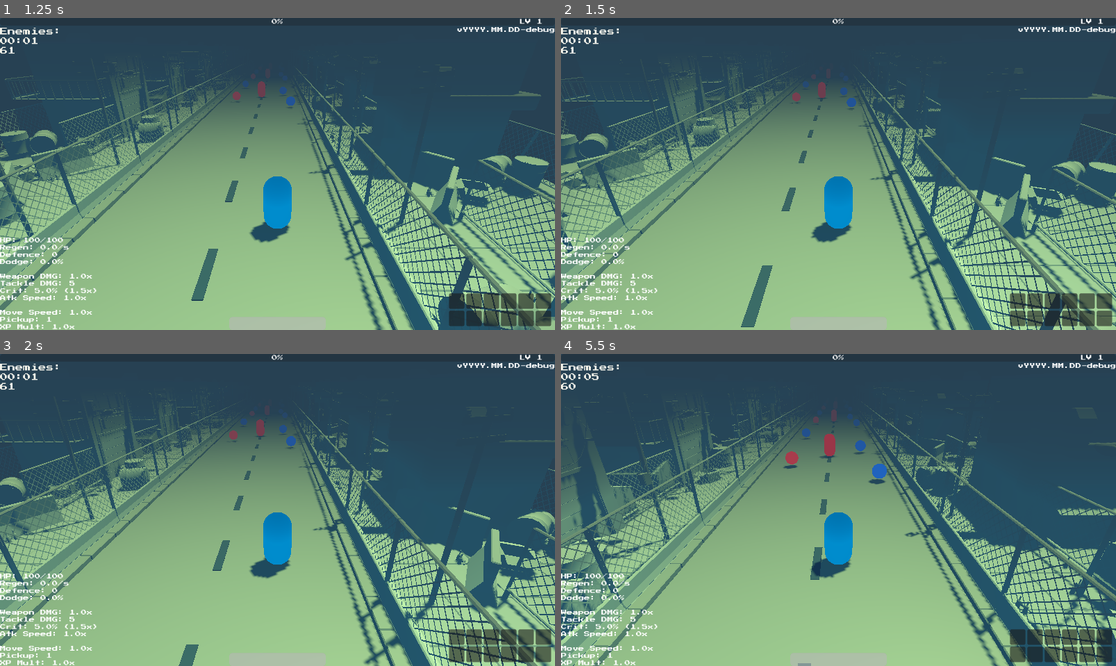
Above: before the commit, frames 1-4 (two rows, left to right).
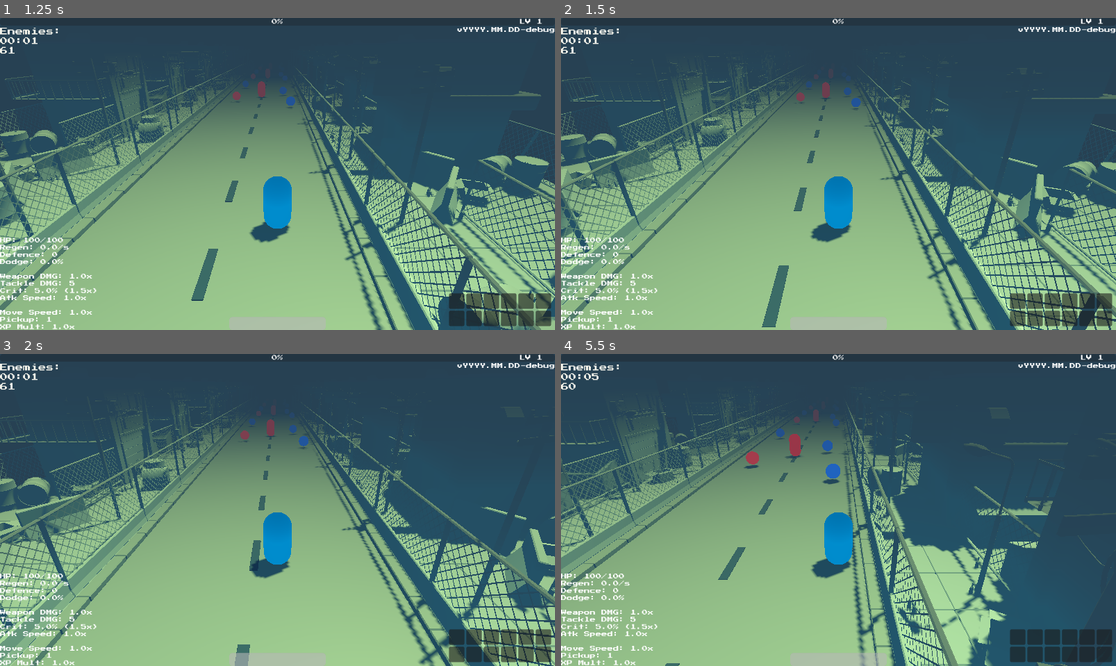
Above: after the commit, the same moments.

Repository: 100-Devs-1-Game/EscapeForHelp
Game: Godot game, scene res://root.tscn
The game is run twice, just before and just after one commit, with the same random seed, the same clock (stepped at 60 frames per second) and the same inputs. Sound files missing from this copy of the repository are replaced by a short silence.
Inputs (mouse positions are in pixels of both pictures, inside the frame that each line leads up to):
- Up to frame 1 (1.25 s): move the mouse to (399, 158) at 0.52 s; press the mouse at (399, 158) at 0.53 s; hold D (move_right) from 0.53 s (still down)
- Up to frame 2 (1.5 s): release D (move_right) at 1.25 s; release the mouse at (960, 158) at 1.25 s; drag from (727, 189) to (810, 236) at 1.27 s
- Up to frame 3 (2 s): no input
- Up to frame 4 (5.5 s): move the mouse to (894, 441) at 2.02 s; press the mouse at (894, 441) at 2.03 s; hold D (move_right) 2.03-2.75 s; release the mouse at (894, 441) at 2.75 s; drag from (810, 572) to (672, 463) at 2.77 s; move the mouse to (1005, 556) at 3.52 s; press the mouse at (1005, 556) at 3.53 s; hold A (move_left) 3.53-4.25 s; release the mouse at (1005, 556) at 4.25 s; drag from (672, 463) to (755, 432) at 4.27 s; move the mouse to (866, 510) at 5.02 s; press the mouse at (866, 510) at 5.03 s; hold A (move_left) from 5.03 s (still down)

Frame 1 is identical in both runs. In frame 2, 21% of the frame differs, in the area x 0-100%, y 12-100%; in frame 3, 24%; in frame 4, 29%.

Commit message:
input expansion

Diff:
--- a/src/hero/hero.gd
+++ b/src/hero/hero.gd
@@ -6,28 +6,57 @@
 # Movement tracking for weapons
 var last_movement: Vector3 = Vector3.ZERO
 
-#TODO: Check if I should keep this
+# Touch movement value (-1 = left, 0 = none, 1 = right)
+var touch_movement := 0.0
+
 @export var player_stats: PlayerStats
 @export var player_inventory: PlayerInventory
 
 func _init() -> void:
 	Global.player = self
 
+func _ready() -> void:
+	# Optional: debug print to confirm viewport size
+	print("Screen width:", get_viewport().get_visible_rect().size.x)
+
+func _input(event: InputEvent) -> void:
+	# Detect touch or drag
+	if event is InputEventScreenTouch or event is InputEventScreenDrag:
+		var screen_half := get_viewport().get_visible_rect().size.x / 2
+
+		if event.position.x < screen_half:
+			touch_movement = -1.0       # Touch on left side
+		else:
+			touch_movement = 1.0        # Touch on right side
+
+	# Stop when finger/mouse is released
+	if event is InputEventScreenTouch and not event.pressed:
+		touch_movement = 0.0
+
+	# Debug print
+	# print("Touch detected at:", event.position, "Touch movement:", touch_movement)
+
 func _process(_delta: float) -> void:
 	var horizontal_input: float = get_horizontal_movement()
 	velocity = Vector3(horizontal_input, 0, -1)
 	velocity *= movement_speed
 
-	# Track last movement direction
+	# Track last movement direction for combat or animation
 	if velocity.length() > 0:
 		last_movement = velocity.normalized()
 
 	move_and_slide()
 
 func get_horizontal_movement() -> float:
-	var direction: float = 0.0
+	# Keyboard input still works
+	var direction := 0.0
 	if Input.is_action_pressed("move_left"):
 		direction = -1.0
 	elif Input.is_action_pressed("move_right"):
 		direction = 1.0
+
+	# Touch input overrides keyboard if active
+	if touch_movement != 0.0:
+		return touch_movement
+
 	return direction
--- a/src/project.godot
+++ b/src/project.godot
@@ -30,12 +30,13 @@
 "deadzone": 0.2,
 "events": [Object(InputEventKey,"resource_local_to_scene":false,"resource_name":"","device":-1,"window_id":0,"alt_press …(191 unchanged characters)…
 , Object(InputEventKey,"resource_local_to_scene":false,"resource_name":"","device":-1,"window_id":0,"alt_pressed":false …(186 unchanged characters)…
-]
+, null]
 }
 move_right={
 "deadzone": 0.2,
 "events": [Object(InputEventKey,"resource_local_to_scene":false,"resource_name":"","device":-1,"window_id":0,"alt_press …(192 unchanged characters)…
 , Object(InputEventKey,"resource_local_to_scene":false,"resource_name":"","device":-1,"window_id":0,"alt_pressed":false …(186 unchanged characters)…
+, Object(InputEventMouseButton,"resource_local_to_scene":false,"resource_name":"","device":-1,"window_id":0,"alt_pressed":false,"shift_pressed":false,"ctrl_pressed":false,"meta_pressed":false,"button_mask":0,"position":Vector2(0, 0),"global_position":Vector2(0, 0),"factor":1.0,"button_index":2,"canceled":false,"pressed":false,"double_click":false,"script":null)
 ]
 }
 tackle={
@@ -48,6 +49,11 @@
 "events": [Object(InputEventMouseButton,"resource_local_to_scene":false,"resource_name":"","device":-1,"window_id":0,"a …(253 unchanged characters)…
 ]
 }
+
+[input_devices]
+
+pointing/emulate_touch_from_mouse=true
+pointing/emulate_mouse_from_touch=false
 
 [layer_names]
 
